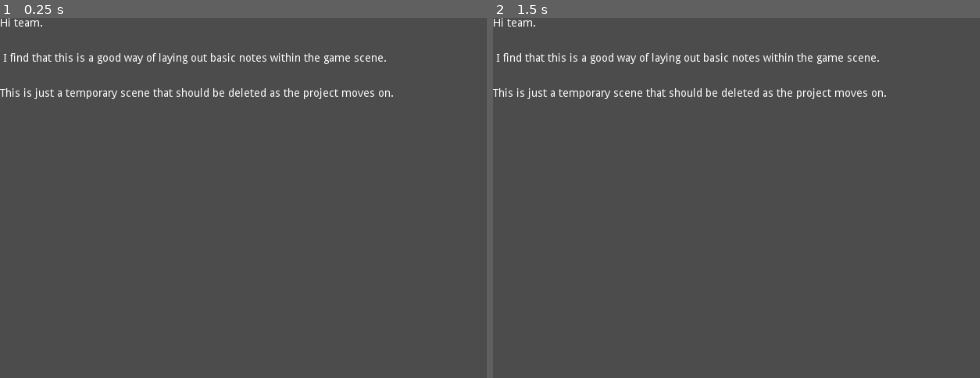
Above: before the commit, frames 1-2 (left to right).
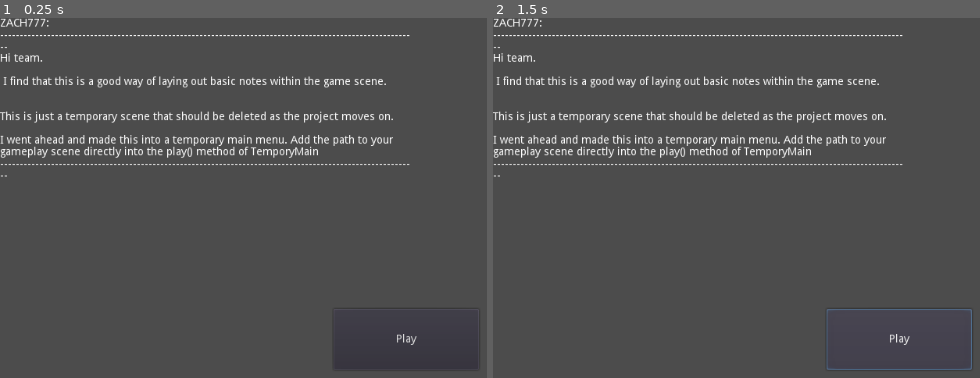
Above: after the commit, the same moments.

Repository: MxAshUp/godot-wild-jam-2
Game: Godot game, scene res://TemporaryMain.tscn
Two runs of this game, one before a commit and one after it. Both use one fixed random seed, a clock stepped at 60 frames per second and the inputs below.
Inputs (mouse positions are in pixels of both pictures, inside the frame that each line leads up to):
- Up to frame 1 (0.25 s): no input
- Up to frame 2 (1.5 s): click (897, 338) at 0.5 s, where only the run after the commit has a clickable "Play"; click (897, 338) at 1.25 s, where only the run after the commit has a clickable "Play"

The runs differ from the first frame. In frame 1, 5.7% of the frame differs, in the area x 0-86%, y 0-91%; in frame 2, 5.9%, in the area x 0-99%, y 0-98%.

Commit message:
Update Temp to reflect changes

Diff:
--- /dev/null
+++ b/TemporaryMain.gd
@@ -0,0 +1,10 @@
+extends Node2D
+
+func _ready():
+	get_node( "Play" ).connect( "pressed", self, "play" )
+
+
+func play():
+	#Place your gameplay scene here.
+#	get_tree().change_scene( "scene/path" )
+	pass
--- a/TemporaryMain.tscn
+++ b/TemporaryMain.tscn
@@ -1,6 +1,9 @@
-[gd_scene format=2]
+[gd_scene load_steps=2 format=2]
+
+[ext_resource path="res://TemporaryMain.gd" type="Script" id=1]
 
 [node name="TemporaryMain" type="Node2D"]
+script = ExtResource( 1 )
 
 [node name="NOTE" type="RichTextLabel" parent="."]
 anchor_left = 0.0
@@ -16,26 +19,60 @@
 size_flags_horizontal = 1
 size_flags_vertical = 1
 bbcode_enabled = false
-bbcode_text = "Hi team.
-
+bbcode_text = "ZACH777:
+-----------------------------------------------------------------------------------------------------------
+Hi team.
 
  I find that this is a good way of laying out basic notes within the game scene.
 
 
-This is just a temporary scene that should be deleted as the project moves on."
+This is just a temporary scene that should be deleted as the project moves on.
+
+I went ahead and made this into a temporary main menu. Add the path to your
+gameplay scene directly into the play() method of TemporyMain
+-----------------------------------------------------------------------------------------------------------"
 visible_characters = -1
 percent_visible = 1.0
 meta_underlined = true
 tab_size = 4
-text = "Hi team.
-
+text = "ZACH777:
+-----------------------------------------------------------------------------------------------------------
+Hi team.
 
  I find that this is a good way of laying out basic notes within the game scene.
 
 
-This is just a temporary scene that should be deleted as the project moves on."
+This is just a temporary scene that should be deleted as the project moves on.
+
+I went ahead and made this into a temporary main menu. Add the path to your
+gameplay scene directly into the play() method of TemporyMain
+-----------------------------------------------------------------------------------------------------------"
 scroll_active = true
 scroll_following = false
 selection_enabled = false
 override_selected_font_color = false
 _sections_unfolded = [ "BBCode" ]
+
+[node name="Play" type="Button" parent="."]
+anchor_left = 0.0
+anchor_top = 0.0
+anchor_right = 0.0
+anchor_bottom = 0.0
+margin_left = 427.0
+margin_top = 373.0
+margin_right = 613.0
+margin_bottom = 451.0
+rect_pivot_offset = Vector2( 0, 0 )
+rect_clip_content = false
+focus_mode = 2
+mouse_filter = 0
+mouse_default_cursor_shape = 0
+size_flags_horizontal = 1
+size_flags_vertical = 1
+toggle_mode = false
+enabled_focus_mode = 2
+shortcut = null
+group = null
+text = "Play"
+flat = false
+align = 1
